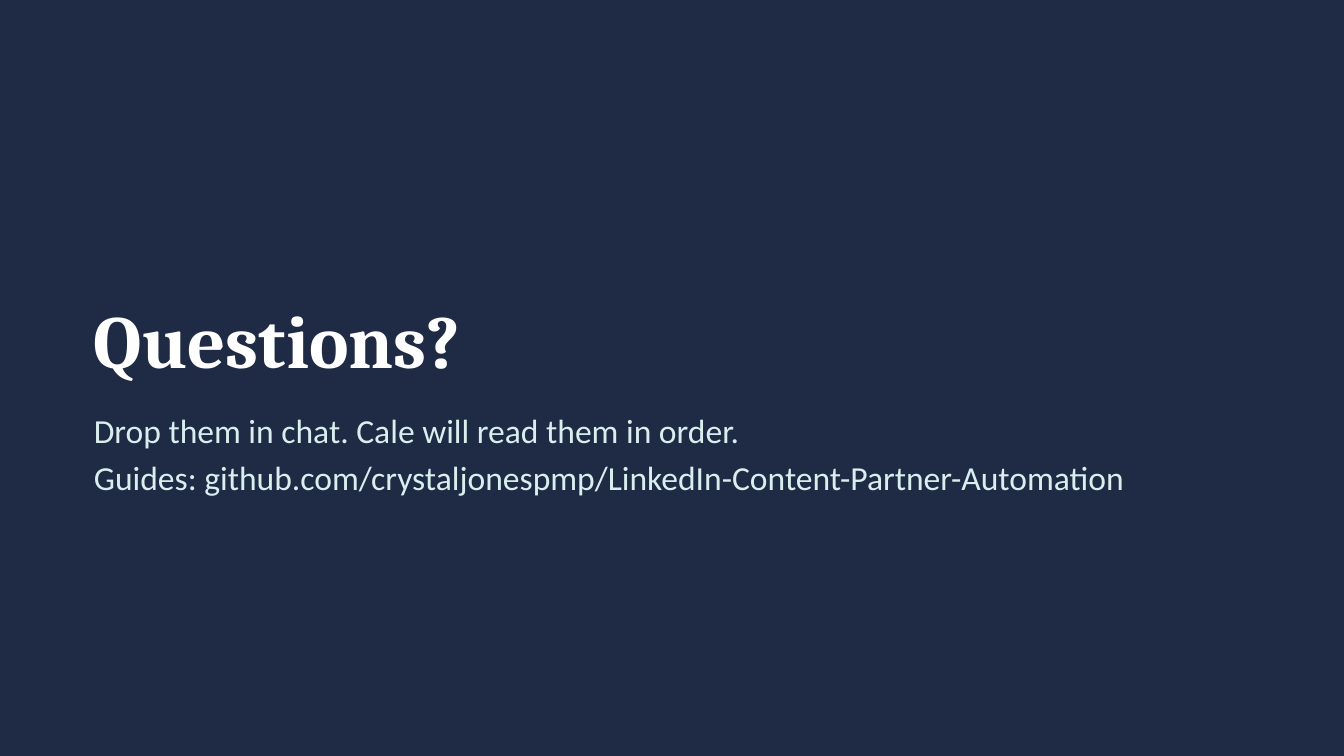
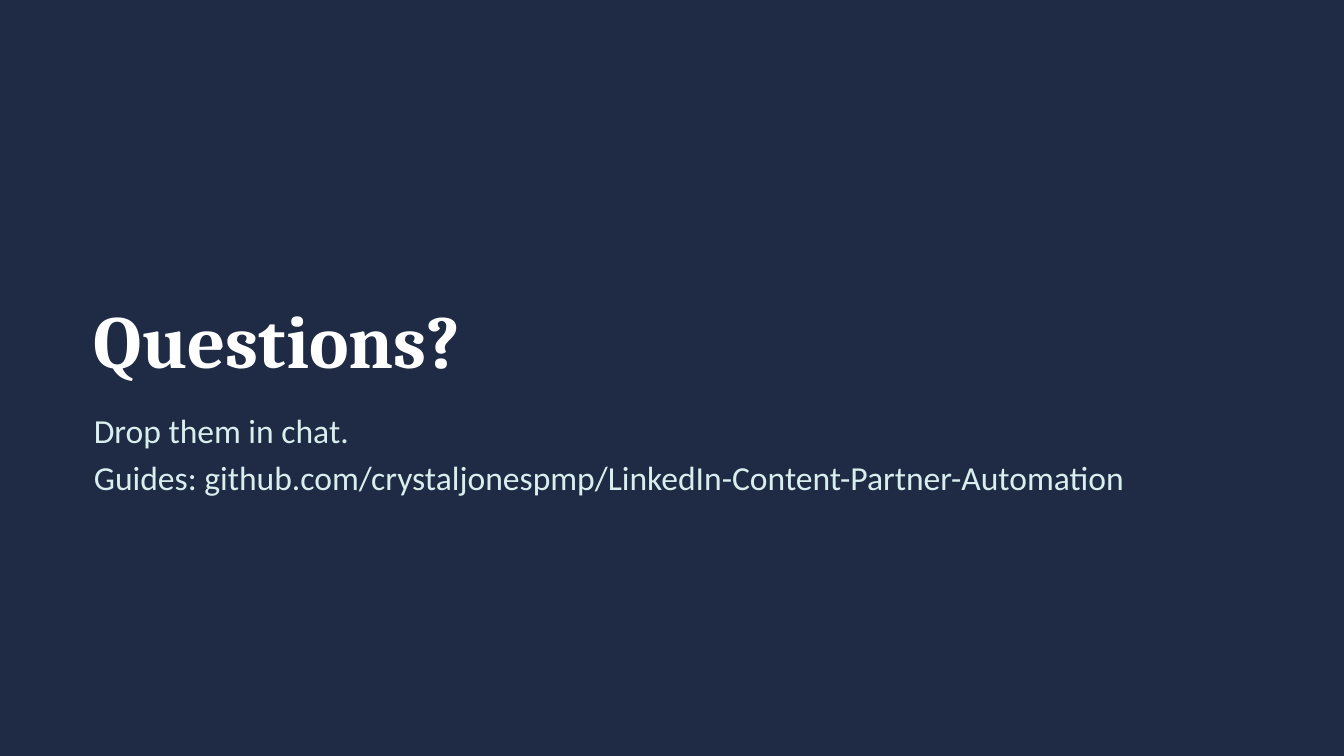
Before and after one commit to crystaljonespmp/LinkedIn-Content-Partner-Automation, a slide deck: slide 17 of PowerPoint/LinkedIn-Content-Partner-Automation-Slides.pptx. Drawn at 1344x756 pixels with LibreOffice and Linux fonts; fonts in the diff are those of the drawing. Boxes give left, top, right and bottom in pixels: in the first picture for what was removed or moved away, otherwise in the second. Text is boxed around its words. In the diff, an @@ line names an element or a change of style, - is before the commit and + after.

```diff
--- a/PowerPoint/LinkedIn-Content-Partner-Automation-Slides.pptx
+++ b/PowerPoint/LinkedIn-Content-Partner-Automation-Slides.pptx
@@ text at (x1=94, y1=419, x2=348, y2=449): text changed @@
-Drop them in chat. Cale will read them in order.
+Drop them in chat.
```
